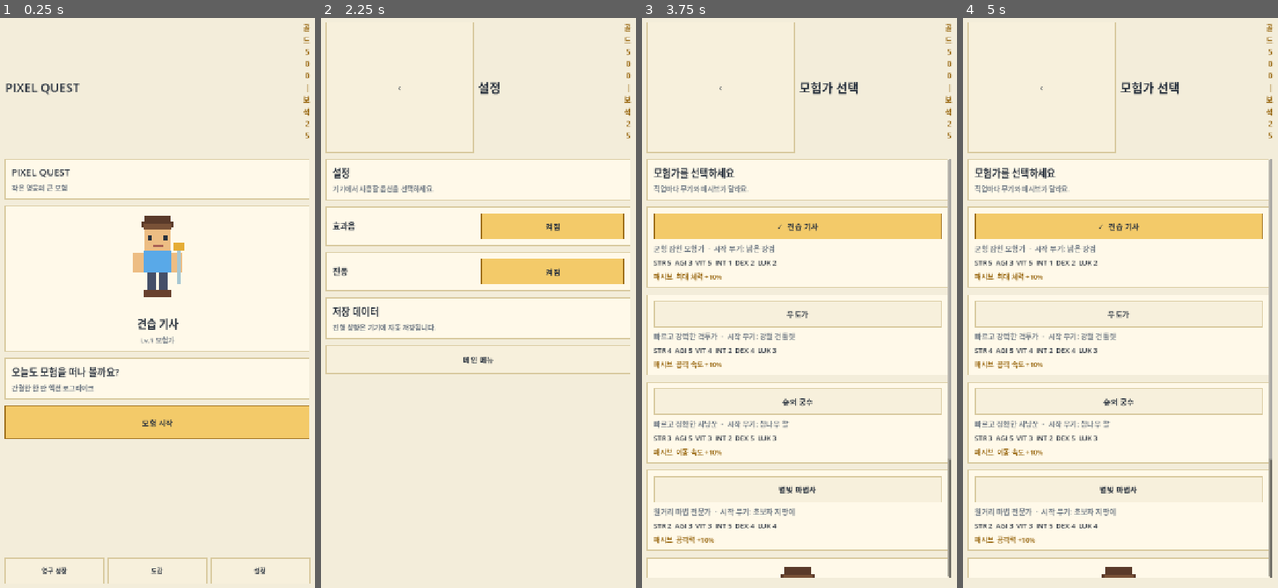
Above: before the commit, frames 1-4 (left to right).
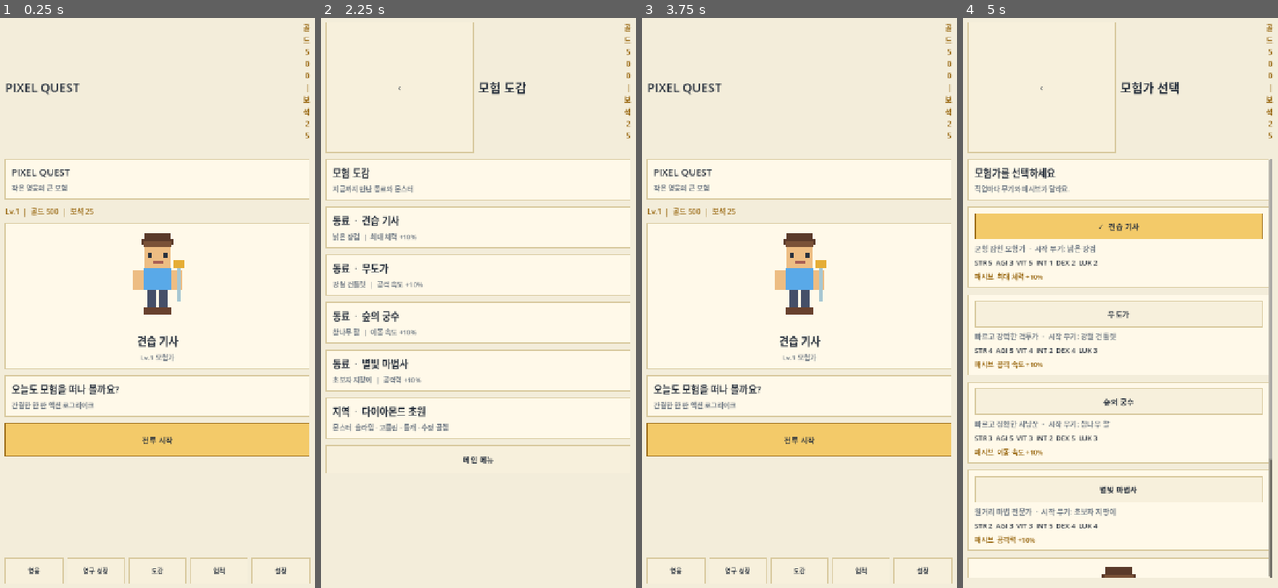
Above: after the commit, the same moments.

Repository: nanahjhna-glitch/survivor
Game: Godot game, scene res://scenes/main_menu.tscn
Two runs of this game, one before a commit and one after it. Both use one fixed random seed, a clock stepped at 60 frames per second and the inputs below.
Inputs (mouse positions are in pixels of both pictures, inside the frame that each line leads up to):
- Up to frame 1 (0.25 s): no input
- Up to frame 2 (2.25 s): click (355, 570) at 0.5 s, where only the run after the commit has a clickable "영웅"; click "‹" at 1.25 s; click (541, 570) at 2 s, where only the run after the commit has a clickable "업적"
- Up to frame 3 (3.75 s): click "‹" at 2.75 s; click (799, 422) at 3.5 s, where only the run before the commit has a clickable "모험 시작"
- Up to frame 4 (5 s): click (1120, 439) at 4.25 s, where only the run after the commit has a clickable "전투 시작"

The runs differ from the first frame. In frame 1, 11% of the frame differs, in the area x 1-99%, y 32-100%; in frame 2, 11%; in frame 3, 20%, in the area x 1-99%, y 0-100%; in frame 4, nothing differs.

Commit message:
Main menu: add stats and bottom menu buttons

Diff:
--- a/scripts/menu_screen.gd
+++ b/scripts/menu_screen.gd
@@ -108,11 +108,14 @@
 
 func _build_main_menu() -> void:
 	_add_text_card("PIXEL QUEST", "작은 영웅의 큰 모험")
+	page_body.add_child(_label("Lv.%d  |  골드 %d  |  보석 %d" % [GameData.player_level, GameData.gold, GameData.gems], 16, GOLD_DARK))
 	_add_hero_card()
 	_add_text_card("오늘도 모험을 떠나 볼까요?", "간결한 한 판 액션 로그라이크")
-	_add_action("모험 시작", func(): _go("character_select"), true)
+	_add_action("전투 시작", func(): _go("character_select"), true)
+	footer.add_child(_footer_button("영웅", "character_select"))
 	footer.add_child(_footer_button("영구 성장", "permanent_growth"))
 	footer.add_child(_footer_button("도감", "collection"))
+	footer.add_child(_footer_button("업적", "collection"))
 	footer.add_child(_footer_button("설정", "settings"))
 
 
